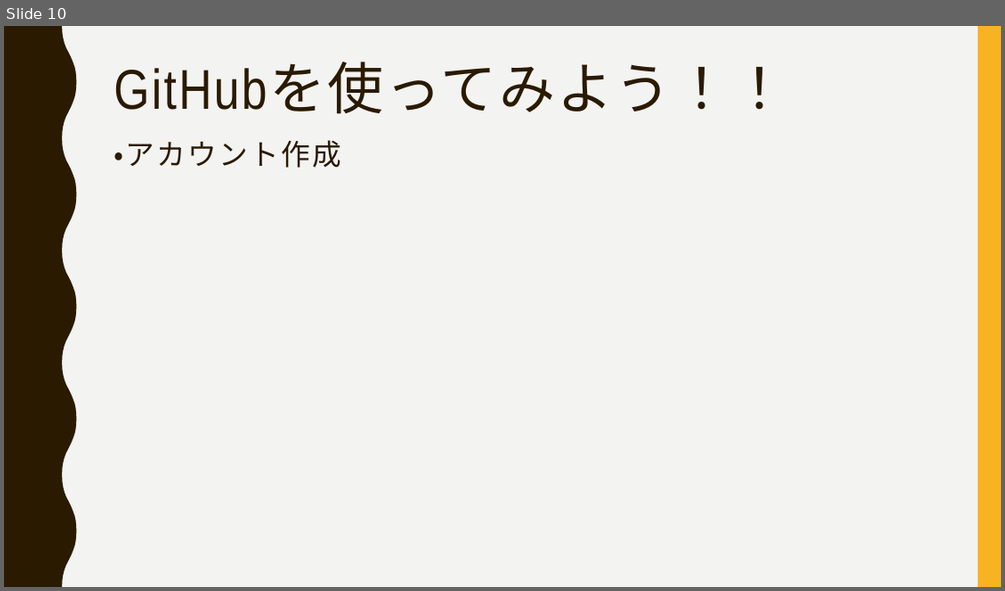
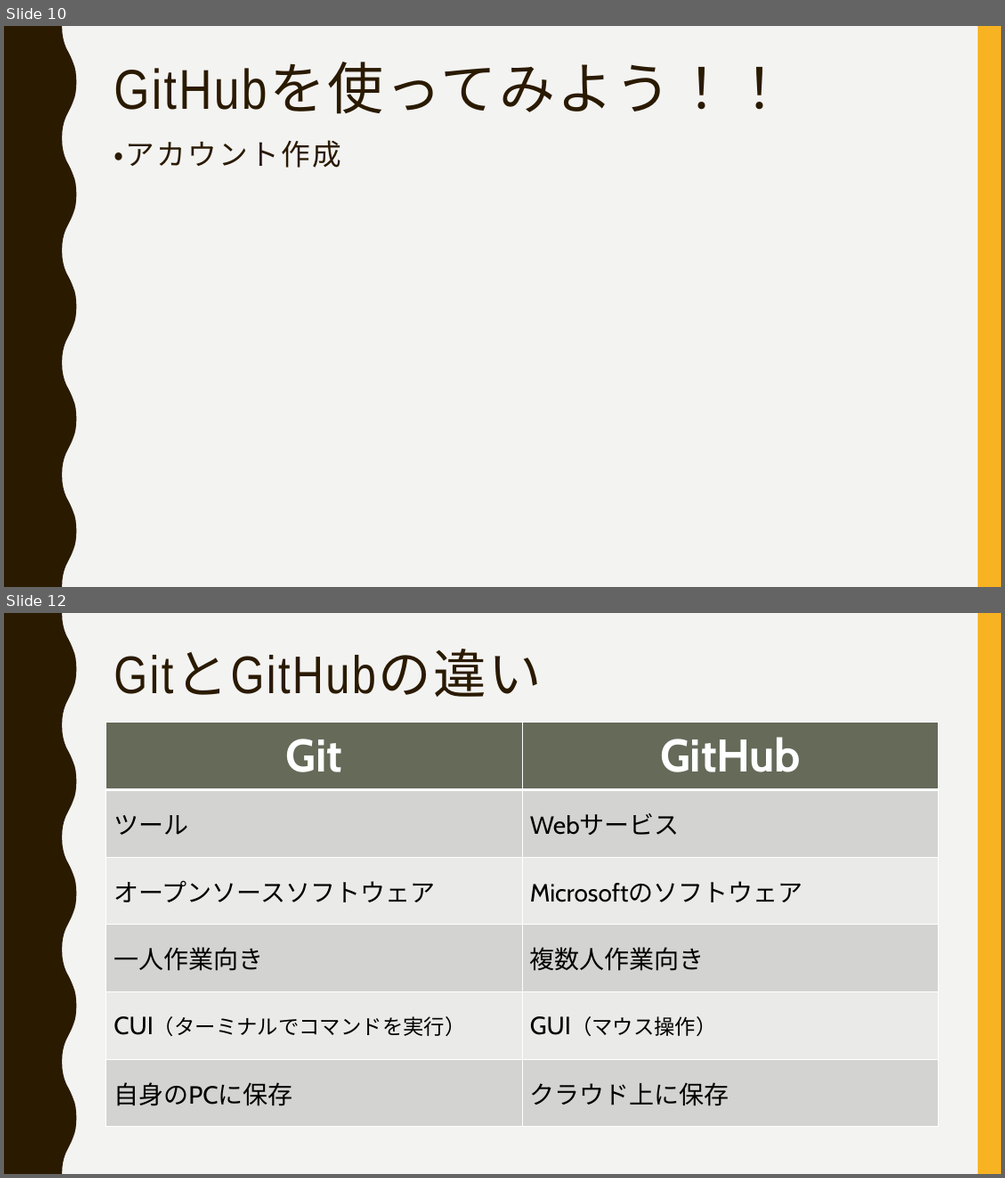
Before and after one commit to FIY24554/git_test, a slide deck: gitについて_松家.pptx. Shown one above the other, each under a label of ours: slide 10 before the commit, slides 10 and 12 after it; the slides between them are not shown. The pictures are 1005x591 and 1005x1178 pixels, drawn with LibreOffice and Linux fonts; fonts in the diff are those of the drawing. Boxes give left, top, right and bottom in pixels: in the first picture for what was removed or moved away, otherwise in the second. Text is boxed around its words. In the diff, an @@ line names an element or a change of style, - is before the commit and + after.

```diff
--- a/gitについて_松家.pptx
+++ b/gitについて_松家.pptx
@@ slide 12 added at <box>4,613,1001,1174</box>, background #F3F3F2; not listed: 2 template elements that a slide beside it also shows @@
@@ title added at <box>113,650,541,697</box>, 51 pt, text #2A1A00 @@
+GitとGitHubの違い
@@ table added at <box>106,722,939,1127</box>, 6 rows, 2 columns @@
+Git | GitHub
+ツール | Webサービス
+オープンソースソフトウェア | Microsoftのソフトウェア
+一人作業向き | 複数人作業向き
+CUI（ターミナルでコマンドを実行） | GUI（マウス操作）
+自身のPCに保存 | クラウド上に保存
```
Also in this commit, not shown: 3 other slides added, 9 other files.
